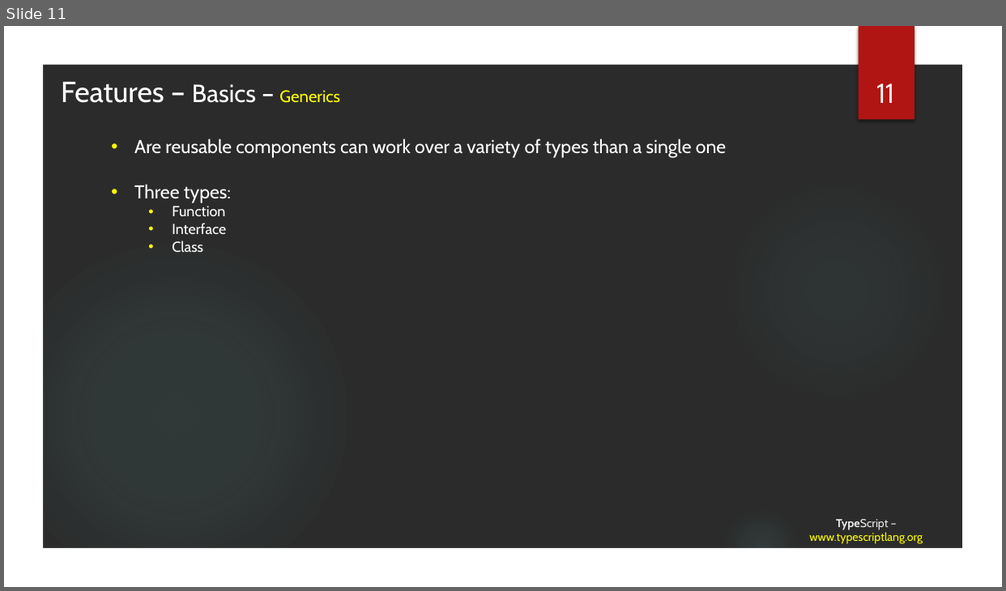
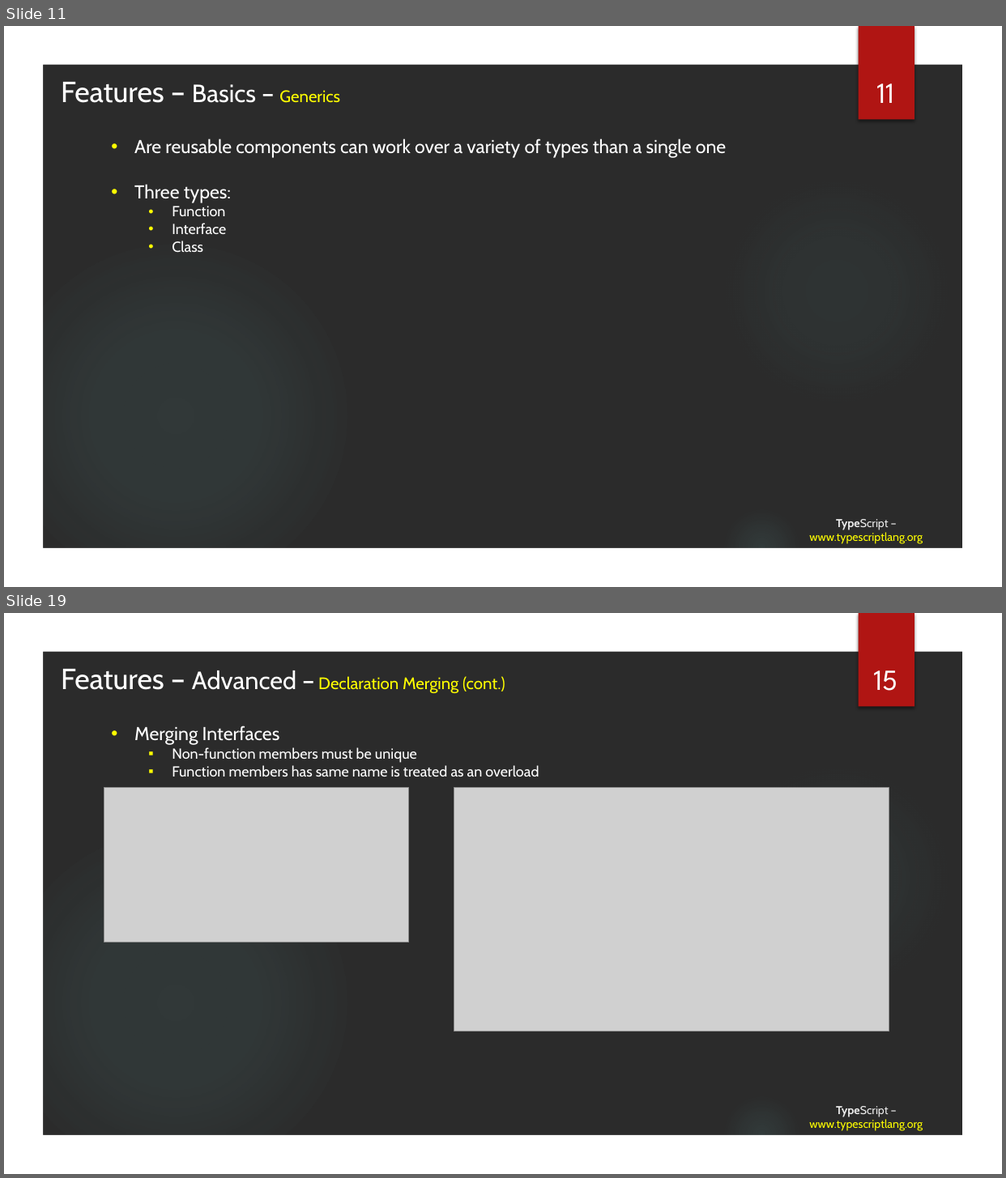
Before and after one commit to tainhx/SSFE, a slide deck: TypeScript.pptx. Shown one above the other, each under a label of ours: slide 11 before the commit, slides 11 and 19 after it; the slides between them are not shown. The pictures are 1006x591 and 1006x1178 pixels, drawn with LibreOffice and Linux fonts; fonts in the diff are those of the drawing; grey boxes stand for pictures; background and template pictures are left out; a plain dark background stands for a picture behind light text. Boxes give left, top, right and bottom in pixels: in the first picture for what was removed or moved away, otherwise in the second. Text is boxed around its words. In the diff, an @@ line names an element or a change of style, - is before the commit and + after.

```diff
--- a/TypeScript.pptx
+++ b/TypeScript.pptx
@@ slide 19 added at (x1=4, y1=613, x2=1002, y2=1174), background picture (left out); not listed: 5 template elements that a slide beside it also shows @@
@@ text added at (x1=61, y1=669, x2=505, y2=693), 16 pt, text #FFFF00 @@
+Features – Advanced – Declaration Merging (cont.)
@@ text added at (x1=873, y1=671, x2=897, y2=691), 28 pt, text #FFFFFF @@
+15
@@ text added at (x1=134, y1=726, x2=539, y2=777), 14 pt, text #FFFFFF @@
+• Merging Interfaces
+  ▪ Non-function members must be unique
+  ▪ Function members has same name is treated as an overload
@@ picture added at (x1=104, y1=787, x2=408, y2=942) @@
@@ picture added at (x1=454, y1=787, x2=889, y2=1032) @@
@@ title added at (x1=809, y1=1106, x2=923, y2=1131), 11 pt, text #FFFF00 @@
+TypeScript – www.typescriptlang.org
```
Also in this commit, not shown: 5 slides changed, 11 other slides added, 17 other files.
